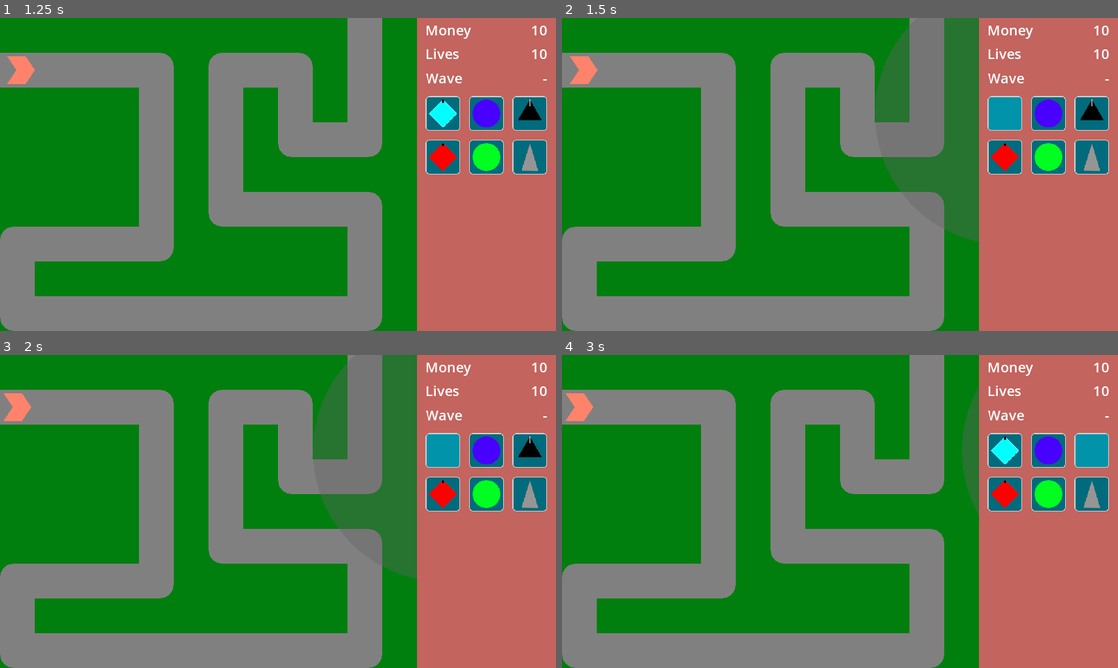
Above: before the commit, frames 1-4 (two rows, left to right).
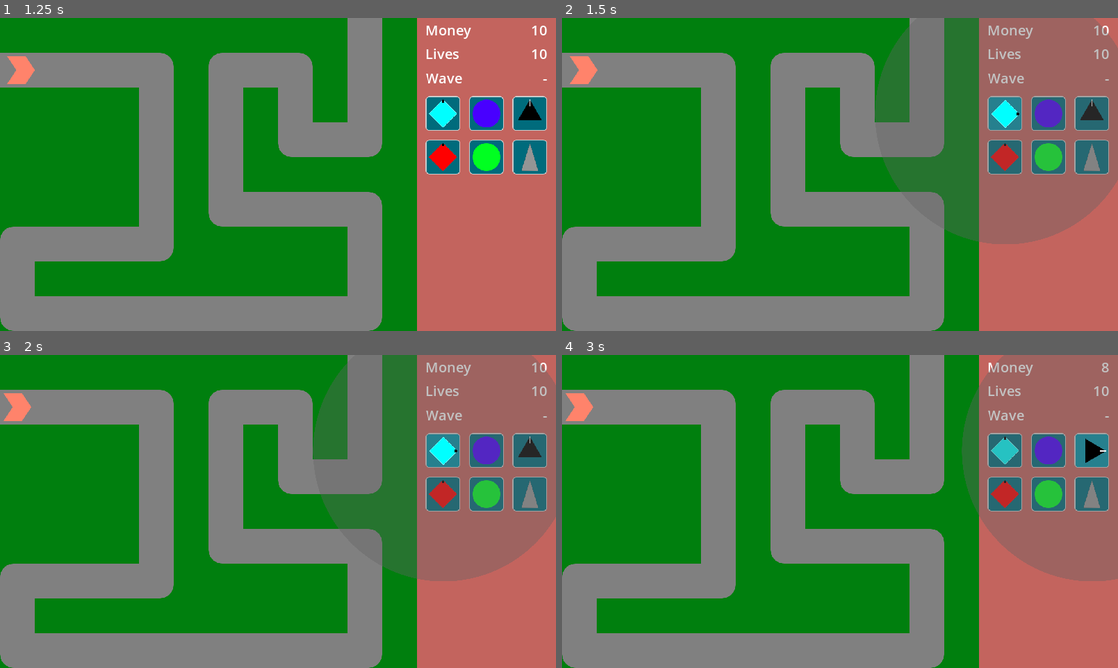
Above: after the commit, the same moments.

Repository: phrasmotica/godot-tower-defence
Game: Godot game, scene res://scenes/game.tscn
The game is run twice, just before and just after one commit, with the same random seed, the same clock (stepped at 60 frames per second) and the same inputs.
Inputs (mouse positions are in pixels of both pictures, inside the frame that each line leads up to):
- Up to frame 1 (1.25 s): click "Play path 0" at 0.5 s
- Up to frame 2 (1.5 s): click (1006, 115) at 1.25 s
- Up to frame 3 (2 s): no input
- Up to frame 4 (3 s): click (1051, 452) at 2 s; click (1090, 452) at 2.75 s

Frame 1 is identical in both runs. In frame 2, 17% of the frame differs, in the area x 75-100%, y 0-73%; in frame 3, 17%; in frame 4, 16%.

Commit message:
Parent placing tower to the game UI rather than the tower manager

Diff:
--- a/scripts/game_ui.gd
+++ b/scripts/game_ui.gd
@@ -101,6 +101,8 @@
 	tower_placing.emit(placing_tower)
 
 	placing_tower.on_placed.connect(_on_placing_tower_placed)
+
+	add_child(placing_tower)
 
 	return true
 
--- a/scripts/tower_manager.gd
+++ b/scripts/tower_manager.gd
@@ -118,12 +118,13 @@
 
 	selected_tower_changed.emit(selected_tower, was_unselected)
 
-func _on_game_ui_tower_placing(tower: Tower):
+func _on_game_ui_tower_placing(_tower: Tower):
 	deselect_tower()
 
-	add_child(tower)
+func _on_game_ui_tower_placed(tower: Tower):
+	# ensure the tower is not part of the UI anymore
+	tower.reparent(self, true)
 
-func _on_game_ui_tower_placed(tower: Tower):
 	tower.on_warmed_up.connect(
 		func(t, _first_level):
 			all_towers.append(t)
